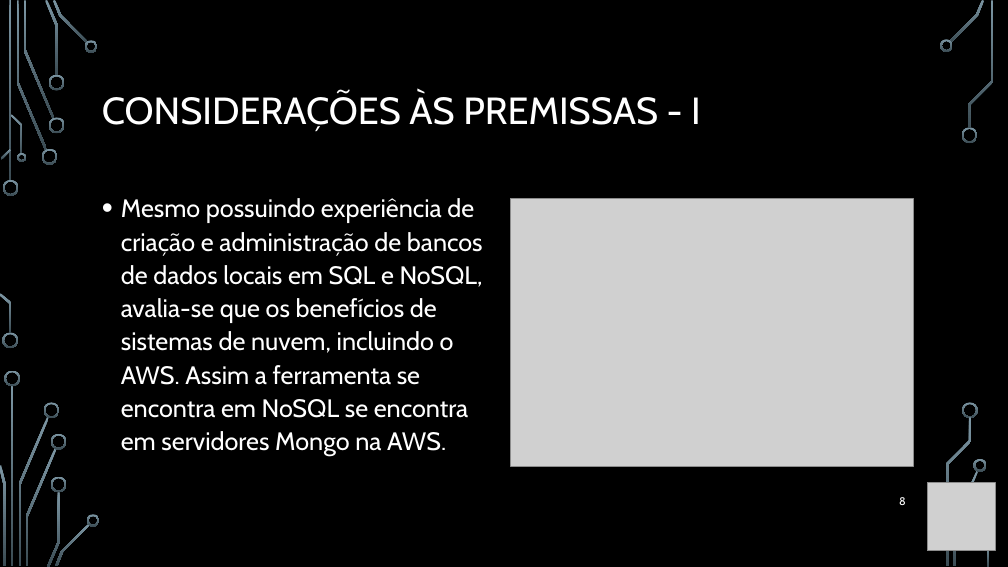
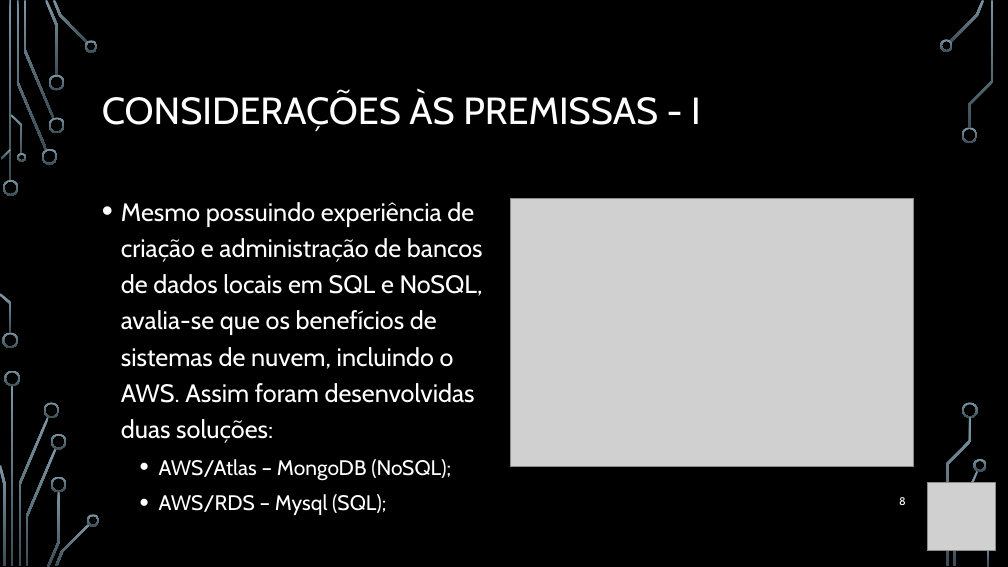
Before and after one commit to WilianCavassin/DataEngineer_Olist, a slide deck: slide 8 of Presentations/Work at olist [Autosaved].pptx. Drawn at 1008x567 pixels with LibreOffice and Linux fonts; fonts in the diff are those of the drawing; grey boxes stand for pictures; background and template pictures are left out. Boxes give left, top, right and bottom in pixels: in the first picture for what was removed or moved away, otherwise in the second. Text is boxed around its words. In the diff, an @@ line names an element or a change of style, - is before the commit and + after.

```diff
--- a/Presentations/Work at olist [Autosaved].pptx
+++ b/Presentations/Work at olist [Autosaved].pptx
@@ text at [121,202,483,515]: text changed @@
-• Mesmo possuindo experiência de criação e administração de bancos de dados locais em SQL e NoSQL, avalia-se que os benefícios de sistemas de nuvem, incluindo o AWS. Assim a ferramenta se encontra em NoSQL se encontra em servidores Mongo na AWS.
+• Mesmo possuindo experiência de criação e administração de bancos de dados locais em SQL e NoSQL, avalia-se que os benefícios de sistemas de nuvem, incluindo o AWS. Assim foram desenvolvidas duas soluções:
+  • AWS/Atlas – MongoDB (NoSQL);
+  • AWS/RDS – Mysql (SQL);
```
Also in this commit, not shown: 9 other slides changed, 5 slides added, 3 slides removed, 7 other files.
